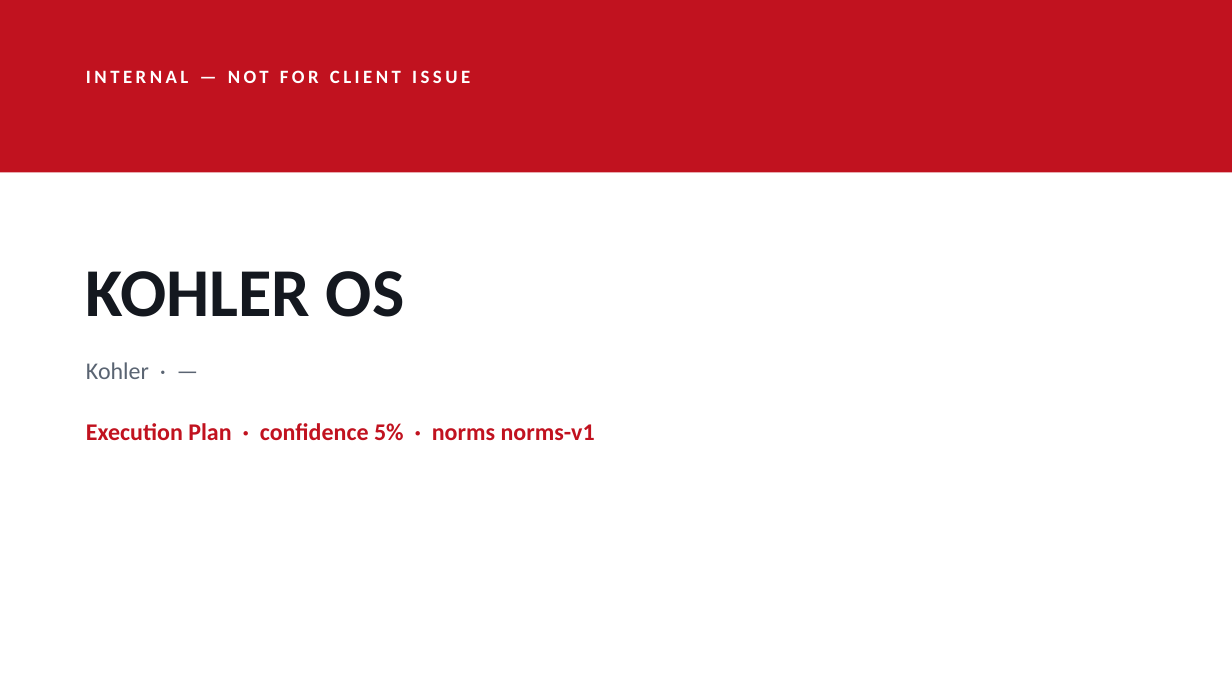
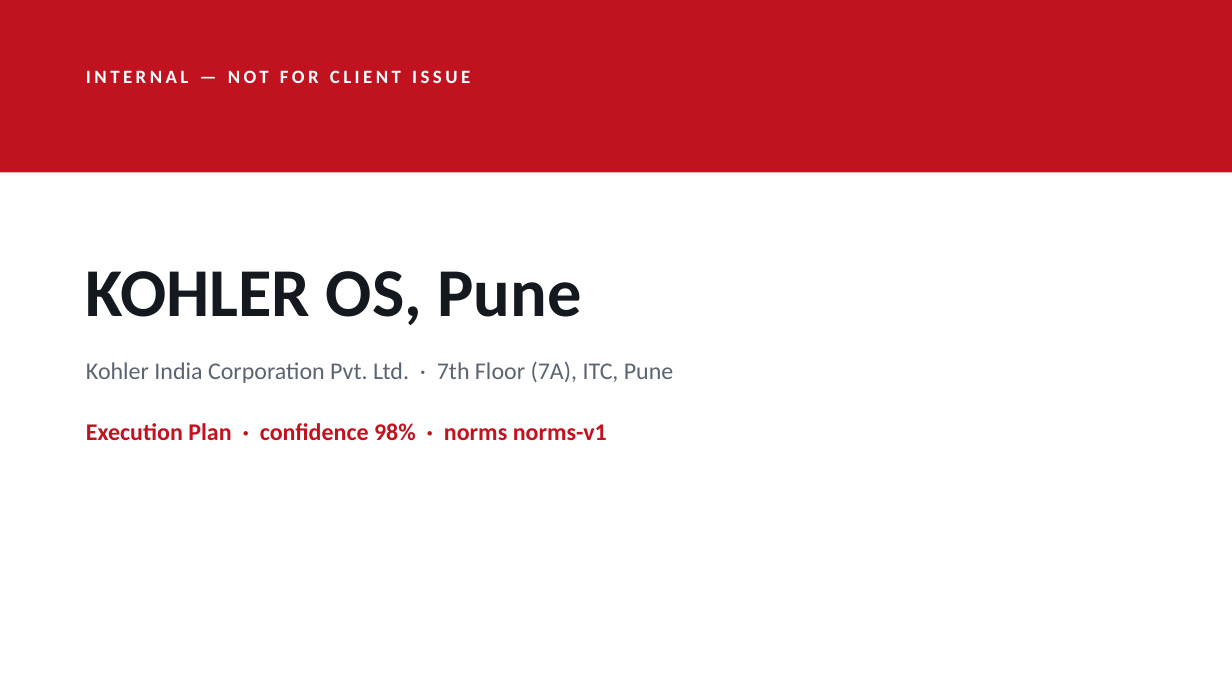
Before and after one commit to aayushdhoot/Planning-Engine, a slide deck: slide 1 of sample-output/kohler-internal-deck.pptx. Drawn at 1232x693 pixels with LibreOffice and Linux fonts; fonts in the diff are those of the drawing. Boxes give left, top, right and bottom in pixels: in the first picture for what was removed or moved away, otherwise in the second. Text is boxed around its words. In the diff, an @@ line names an element or a change of style, - is before the commit and + after.

```diff
--- a/sample-output/kohler-internal-deck.pptx
+++ b/sample-output/kohler-internal-deck.pptx
@@ text at <box>86,271,581,325</box>: text changed @@
-KOHLER OS
+KOHLER OS, Pune
@@ text at <box>86,361,673,383</box>: text changed @@
-Kohler · —
+Kohler India Corporation Pvt. Ltd. · 7th Floor (7A), ITC, Pune
@@ text at <box>86,423,607,441</box>: text changed @@
-Execution Plan · confidence 5% · norms norms-v1
+Execution Plan · confidence 98% · norms norms-v1
```
Also in this commit, not shown: 31 slides added, 1 slide removed, 56 other files.
